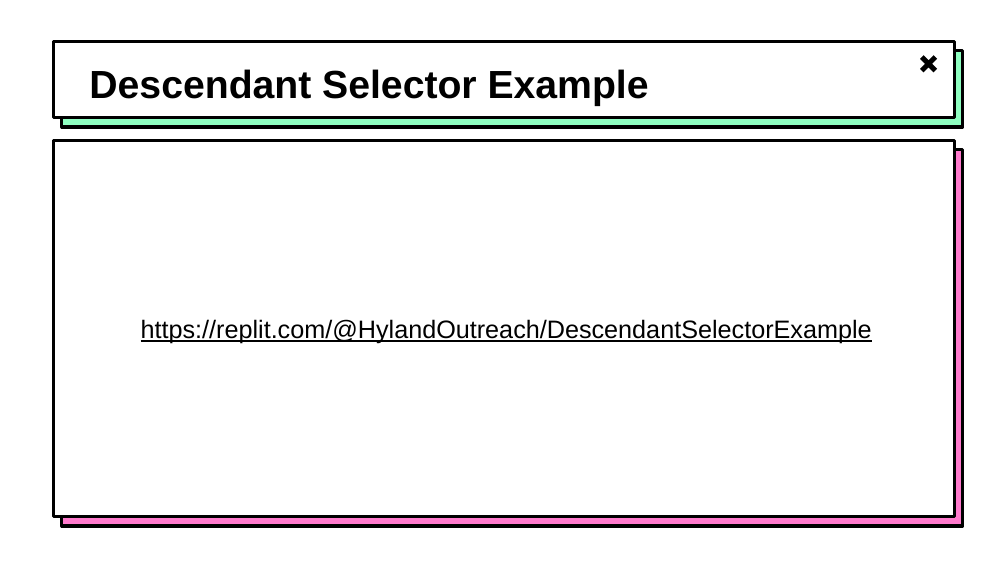
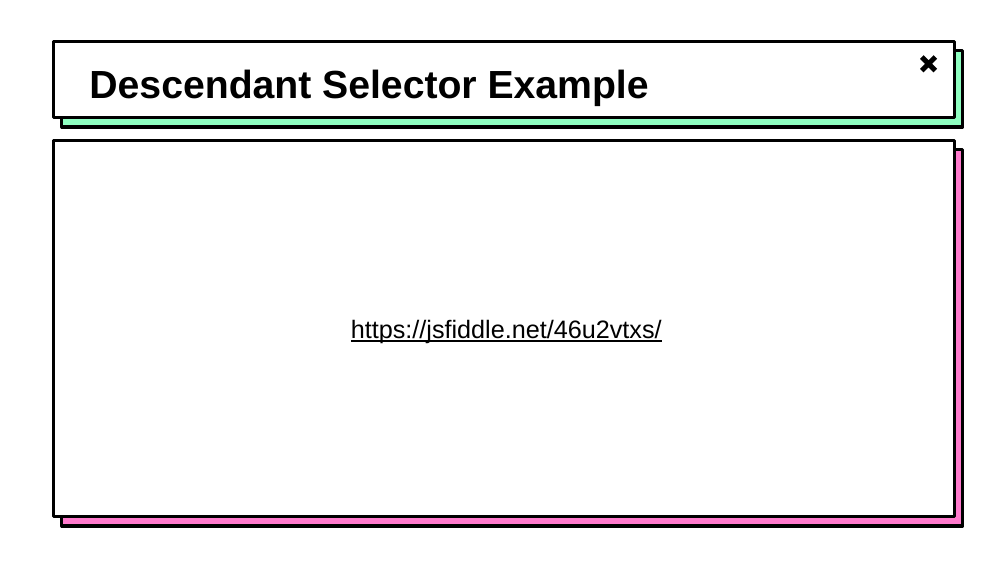
Before and after one commit to hytechclub/web-101, a slide deck: slide 11 of Week07/MoreSelectors.pptx. Drawn at 1008x567 pixels with LibreOffice and Linux fonts; fonts in the diff are those of the drawing; background and template pictures are left out. Boxes give left, top, right and bottom in pixels: in the first picture for what was removed or moved away, otherwise in the second. Text is boxed around its words. In the diff, an @@ line names an element or a change of style, - is before the commit and + after.

Commit message:
powerpoints use jsfiddle instead of others

```diff
--- a/Week07/MoreSelectors.pptx
+++ b/Week07/MoreSelectors.pptx
@@ text at bbox=[351, 319, 662, 343]: text changed @@
-https://replit.com/@HylandOutreach/DescendantSelectorExample
+https://jsfiddle.net/46u2vtxs/
```
Also in this commit, not shown: 2 other slides changed, 6 other files.
